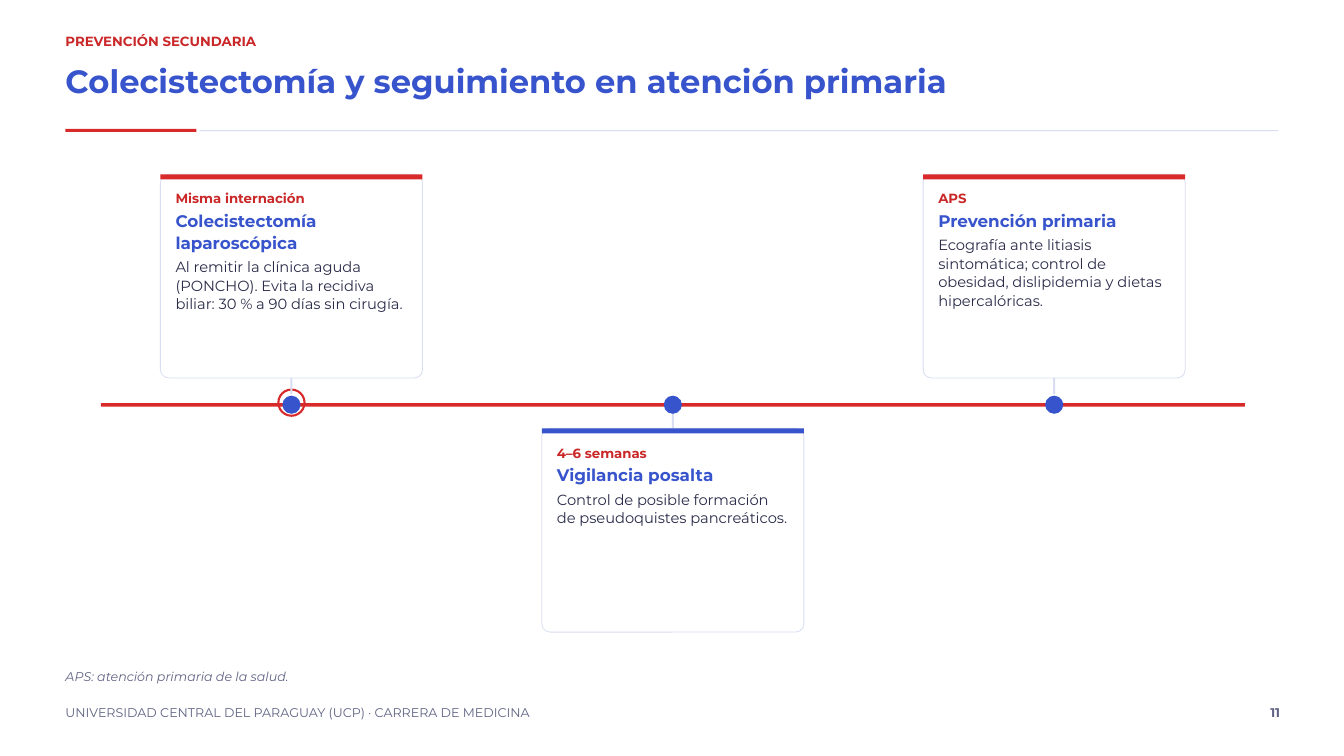
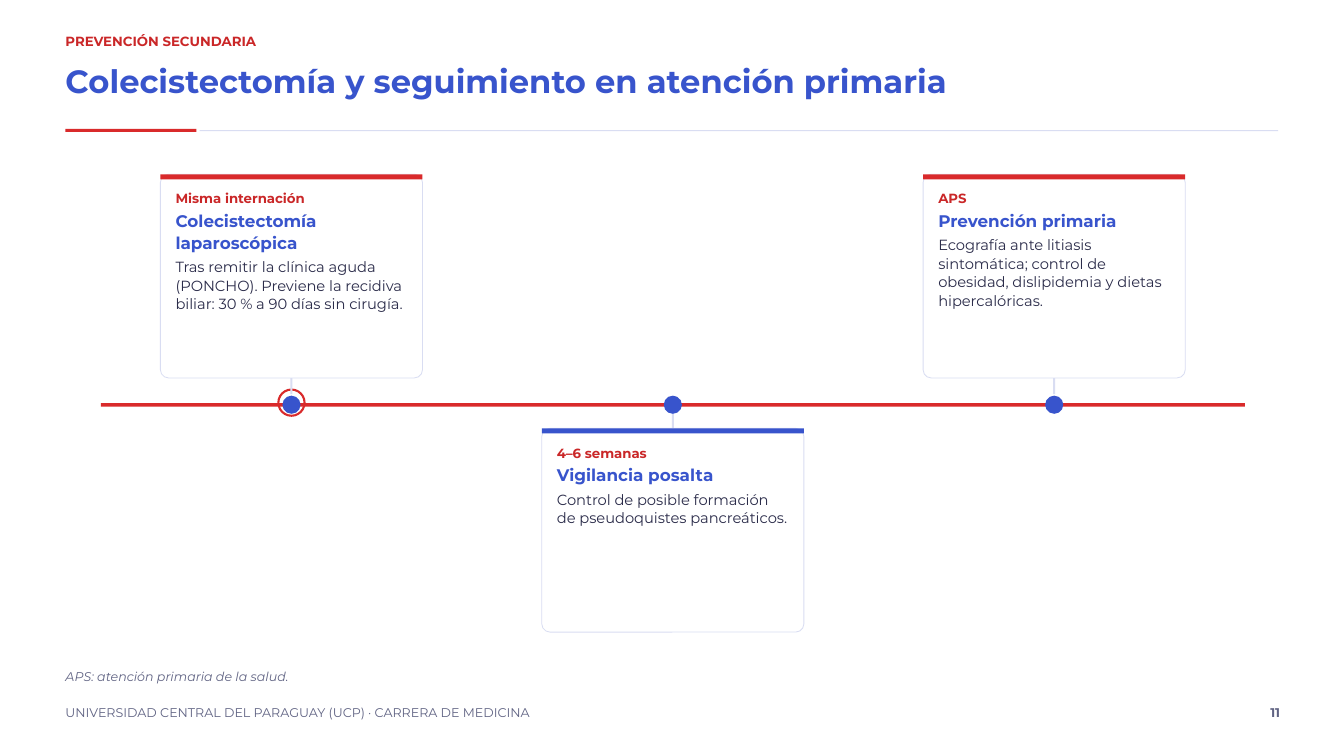
Before and after one commit to rpsin9096/slide-repo-v1, a slide deck: slide 11 of entregas-es/pancreatitis-biliar/Pancreatitis_biliar_12_diapositivas_es.pptx. Drawn at 1344x756 pixels with LibreOffice and Linux fonts; fonts in the diff are those of the drawing. Boxes give left, top, right and bottom in pixels: in the first picture for what was removed or moved away, otherwise in the second. Text is boxed around its words. In the diff, an @@ line names an element or a change of style, - is before the commit and + after.

```diff
--- a/entregas-es/pancreatitis-biliar/Pancreatitis_biliar_12_diapositivas_es.pptx
+++ b/entregas-es/pancreatitis-biliar/Pancreatitis_biliar_12_diapositivas_es.pptx
@@ text at (x1=176, y1=261, x2=402, y2=312): text changed @@
-Al remitir la clínica aguda (PONCHO). Evita la recidiva biliar: 30 % a 90 días sin cirugía.
+Tras remitir la clínica aguda (PONCHO). Previene la recidiva biliar: 30 % a 90 días sin cirugía.
```
Also in this commit, not shown: 8 other slides changed, 3 other files.
